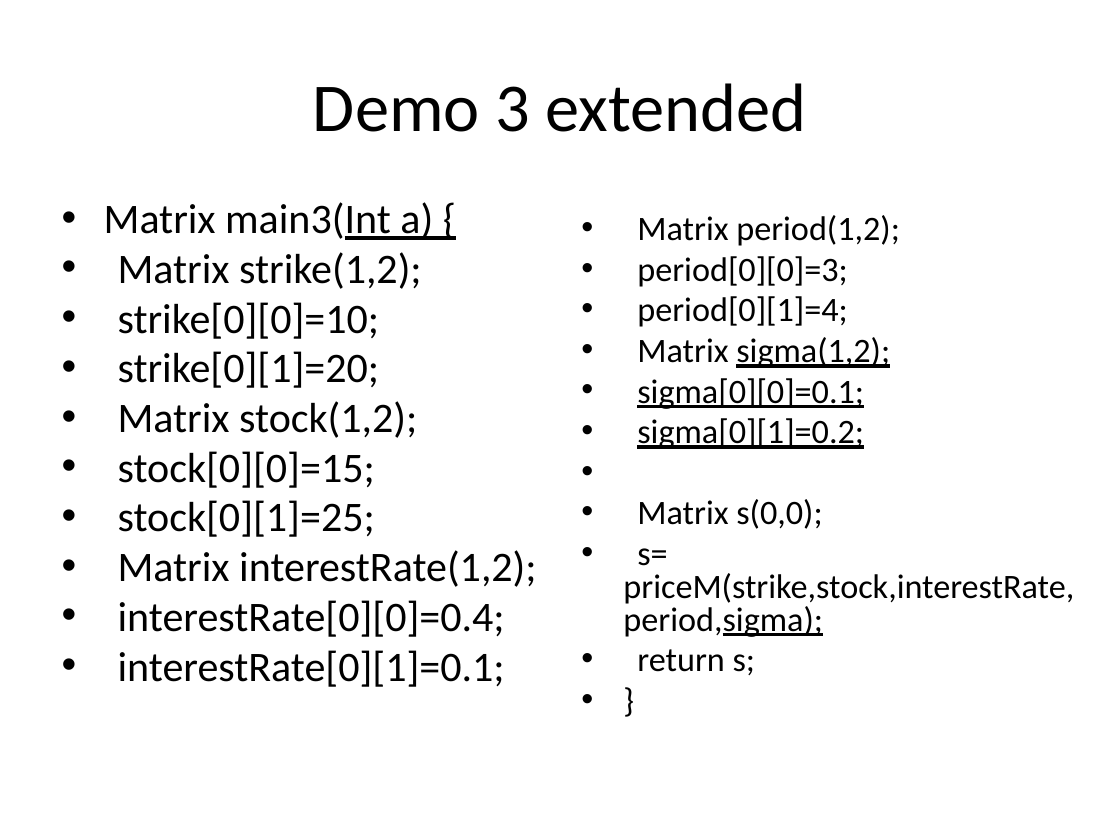
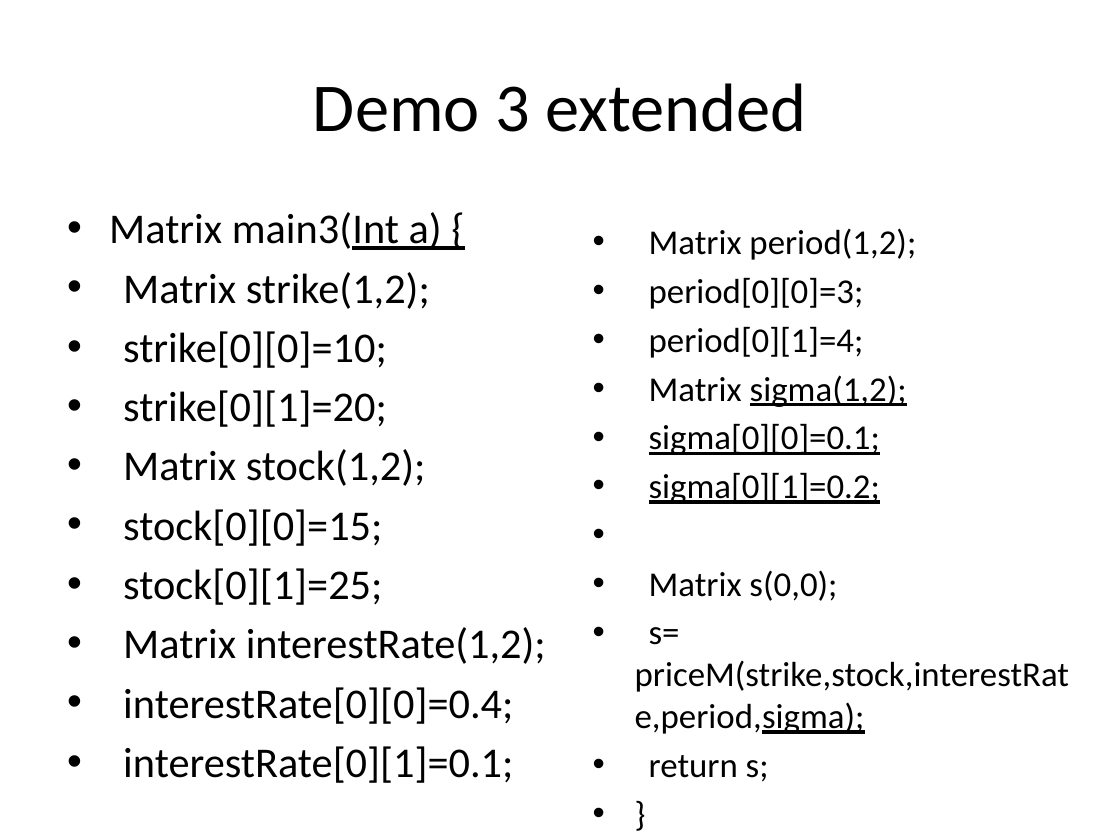
Before and after one commit to liufei11111/w4115PLT, a slide deck: slide 8 of src/project/demo/PLTFinalPresentation.pptx. Drawn at 1120x840 pixels with LibreOffice and Linux fonts; fonts in the diff are those of the drawing. Boxes give left, top, right and bottom in pixels: in the first picture for what was removed or moved away, otherwise in the second. Text is boxed around its words. In the diff, an @@ line names an element or a change of style, - is before the commit and + after.

```diff
--- a/src/project/demo/PLTFinalPresentation.pptx
+++ b/src/project/demo/PLTFinalPresentation.pptx
@@ text "Matrix main3(Int a) {" at [109, 212, 546, 783]: size 27 to 27.2 pt; line spacing 0.8 to 1 @@
@@ text "Matrix period(1,2);" at [635, 228, 1069, 782]: size 22 to 22.4 pt; line spacing 0.8 to 1 @@
```
Also in this commit, not shown: 11 other slides changed, 1 slide added, 1 slide removed.
